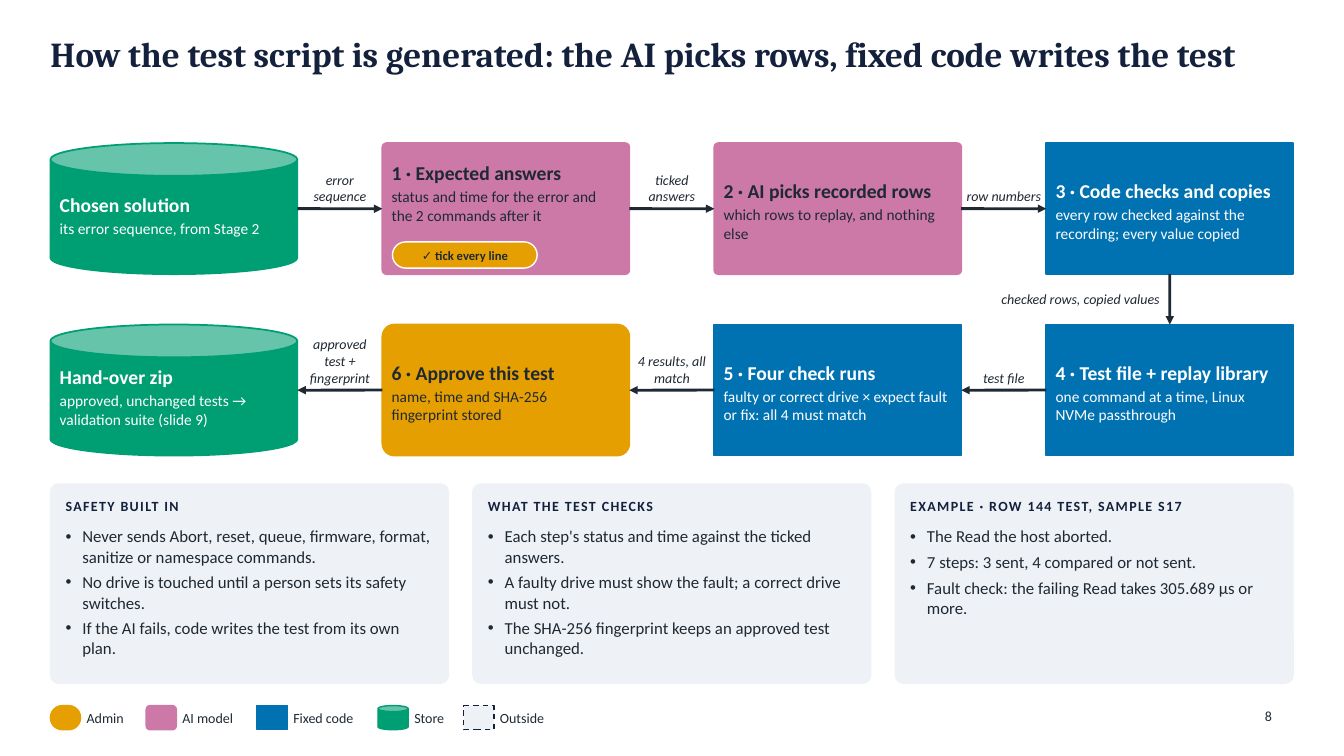
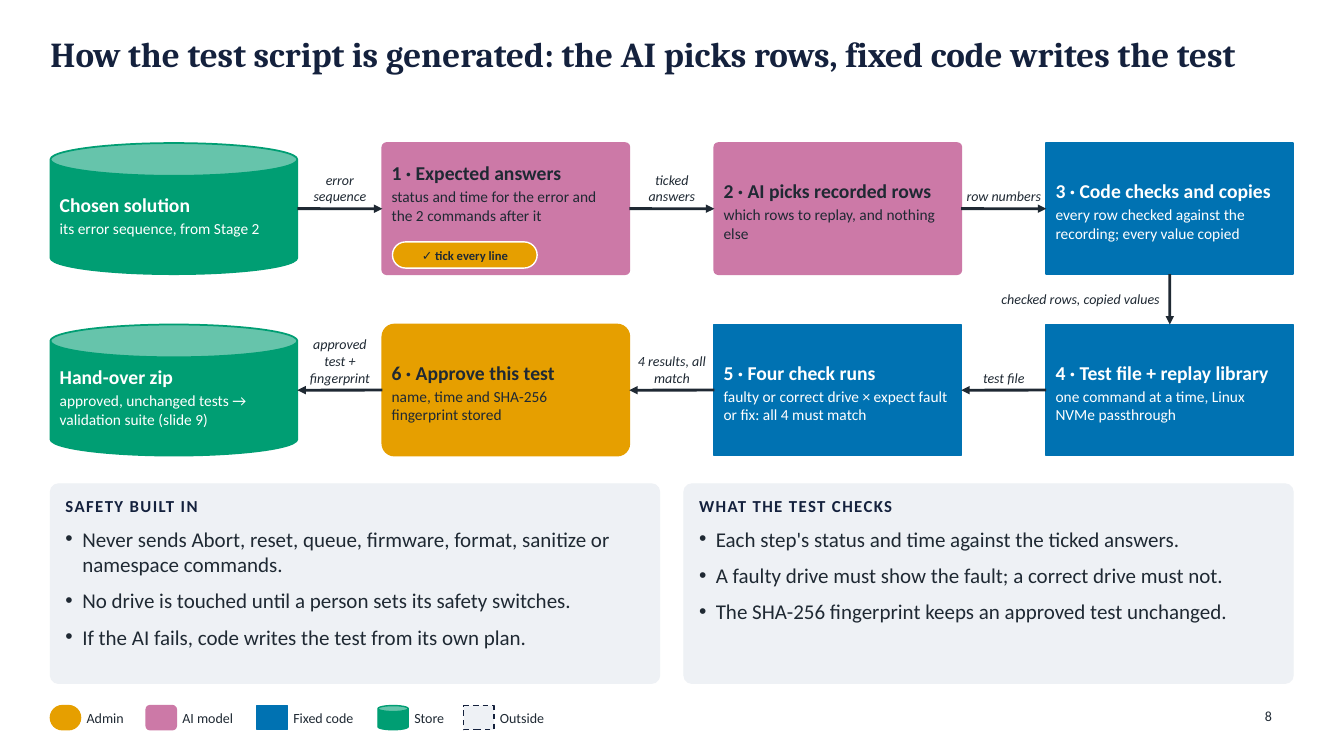
Before and after one commit to Gangasagarhl/Tempororay, a slide deck: slide 8 of Field_to_Test_Loop_architecture_families_stages_tests.pptx. Drawn at 1344x756 pixels with LibreOffice and Linux fonts; fonts in the diff are those of the drawing. Boxes give left, top, right and bottom in pixels: in the first picture for what was removed or moved away, otherwise in the second. Text is boxed around its words. In the diff, an @@ line names an element or a change of style, - is before the commit and + after.

Commit message:
Deck: remove the example cards

```diff
--- a/Field_to_Test_Loop_architecture_families_stages_tests.pptx
+++ b/Field_to_Test_Loop_architecture_families_stages_tests.pptx
@@ rounded rectangle: place and size @@
-rounded rectangle at <box>50,484,449,684</box>
+rounded rectangle at <box>50,484,659,684</box>
@@ text "SAFETY BUILT IN" at <box>65,501,198,512</box>: size 10 to 12 pt @@
@@ rounded rectangle: place and size @@
-rounded rectangle at <box>473,484,871,684</box>
+rounded rectangle at <box>685,484,1294,684</box>
@@ text "WHAT THE TEST CHECKS" at <box>699,501,892,512</box>: size 10 to 12 pt @@
@@ text "WHAT THE TEST CHECKS": place and size @@
-text "WHAT THE TEST CHECKS" at <box>488,502,653,511</box>
+text "WHAT THE TEST CHECKS" at <box>699,501,892,512</box>
@@ rounded rectangle removed at <box>895,484,1294,684</box> @@
@@ text removed at <box>910,502,1182,513</box> @@
-EXAMPLE · ROW 144 TEST, SAMPLE S17
@@ text "Never sends Abort, reset, queue, ..." at <box>82,532,609,649</box>: size 12 to 15 pt; more space between paragraphs @@
@@ text "Each step's status and time ..." at <box>716,532,1226,623</box>: size 12 to 15 pt; more space between paragraphs @@
@@ text "Each step's status and time ...": place and size @@
-text "Each step's status and time ..." at <box>505,530,840,657</box>
+text "Each step's status and time ..." at <box>716,532,1226,623</box>
@@ text removed at <box>927,530,1253,614</box> @@
-• The Read the host aborted.
-• 7 steps: 3 sent, 4 compared or not sent.
-• Fault check: the failing Read takes 305.689 µs or more.
```
Also in this commit, not shown: 5 other slides changed, 1 other file.
